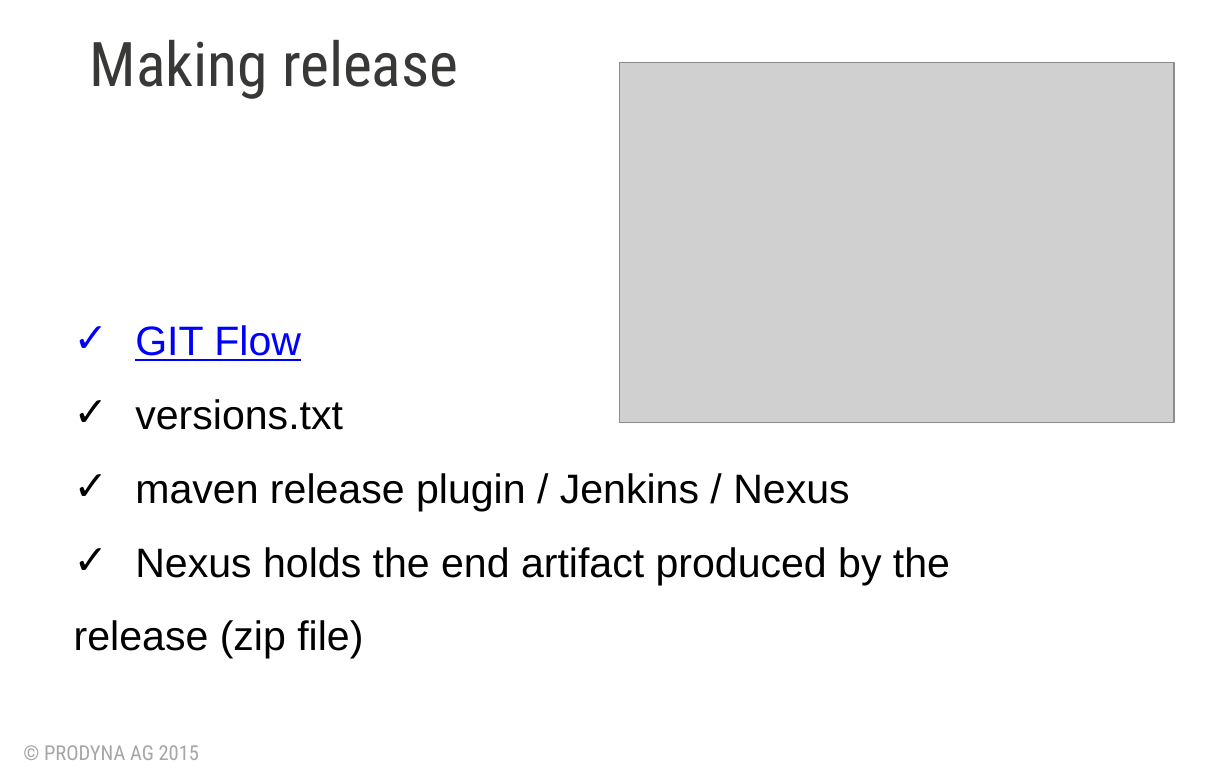
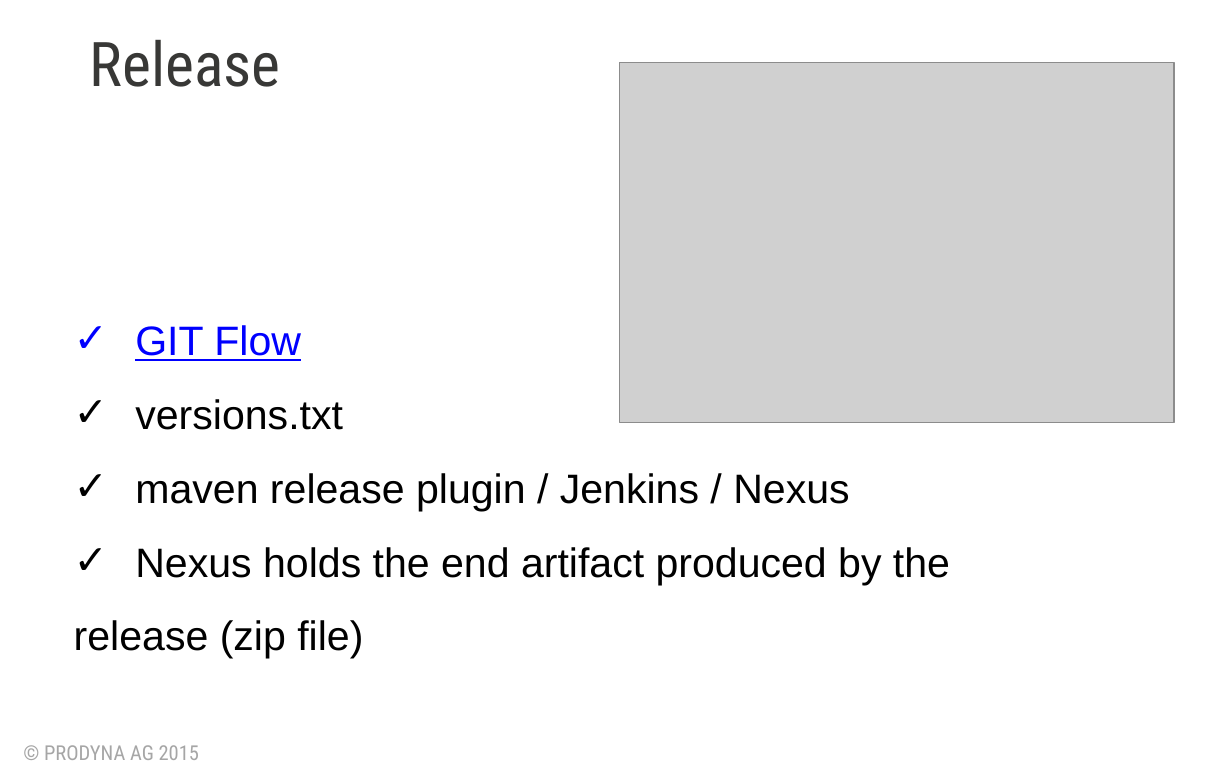
Before and after one commit to BGligorijevic/pac-slides, a slide deck: slide 17 of PAC-final-presentation.pptx. Drawn at 1232x770 pixels with LibreOffice and Linux fonts; fonts in the diff are those of the drawing; grey boxes stand for pictures; background and template pictures are left out. Boxes give left, top, right and bottom in pixels: in the first picture for what was removed or moved away, otherwise in the second. Text is boxed around its words. In the diff, an @@ line names an element or a change of style, - is before the commit and + after.

```diff
--- a/PAC-final-presentation.pptx
+++ b/PAC-final-presentation.pptx
@@ text at bbox=[90, 39, 281, 87]: text changed @@
-Making release
+Release
```
Also in this commit, not shown: 6 other slides changed.
